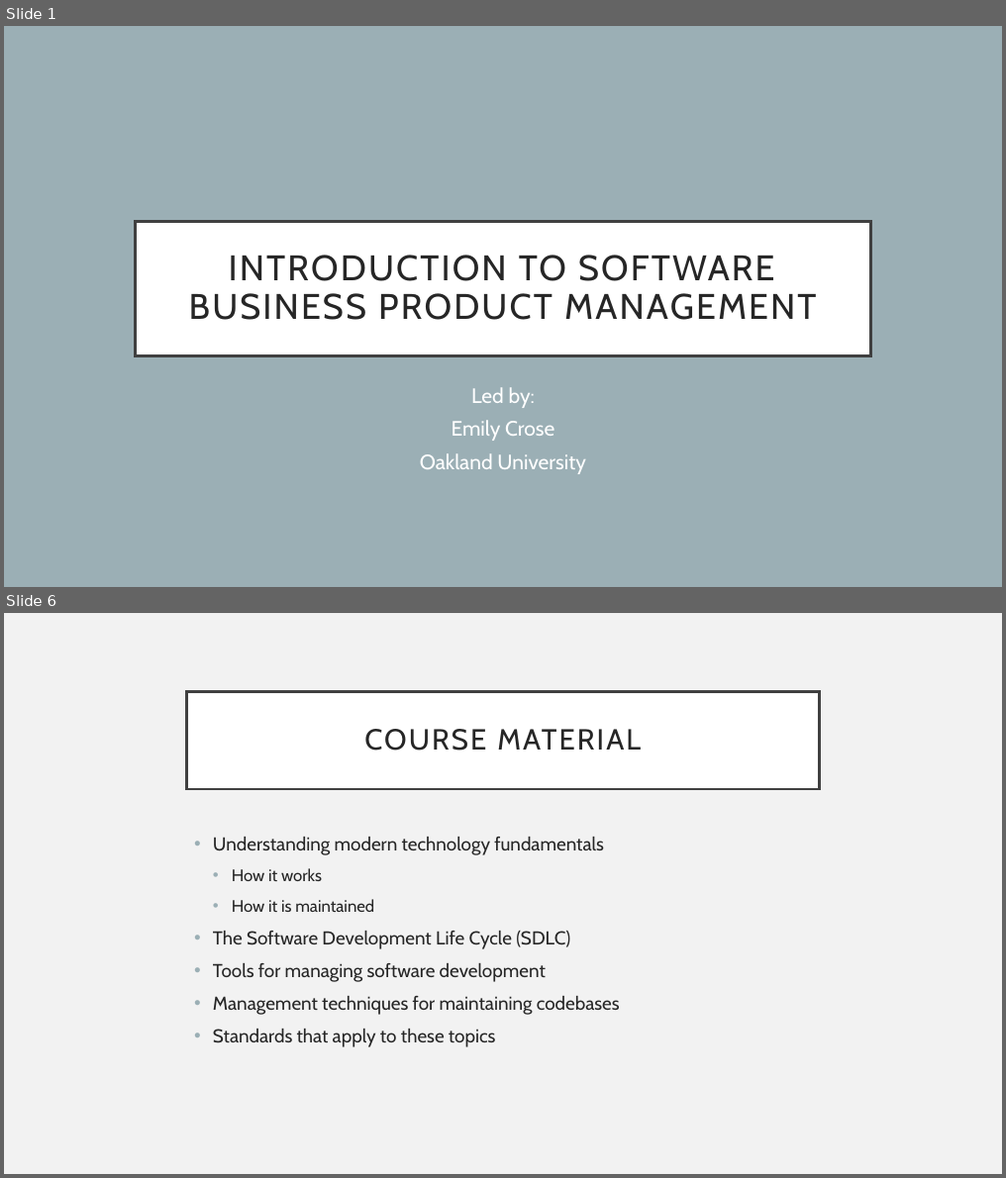
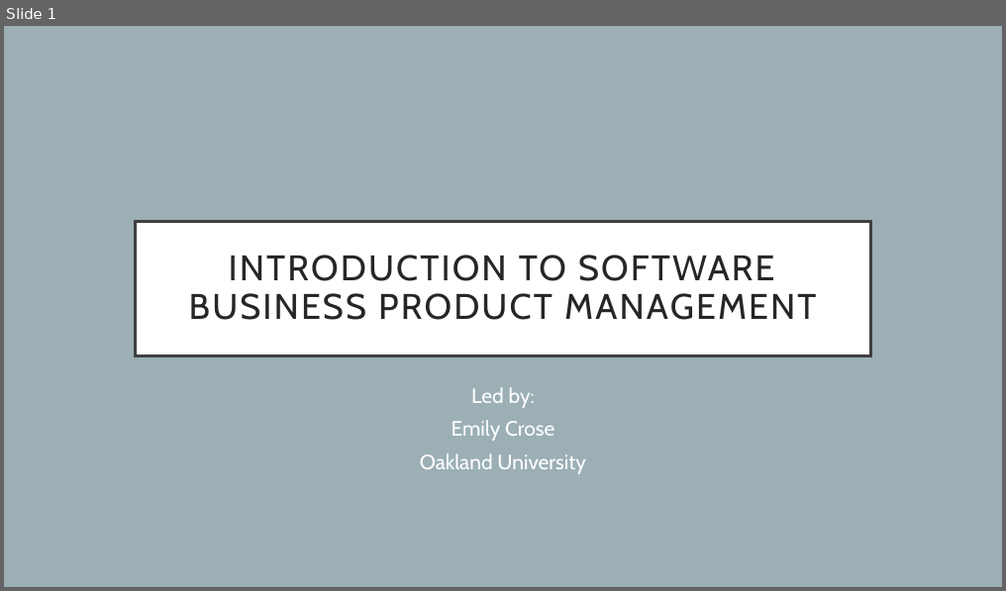
Before and after one commit to hexa-decim8/ISBPM, a slide deck: Class_Materials/Week_1/Day_3/ISBPM w1d3.pptx. Shown one above the other, each under a label of ours: slides 1 and 6 before the commit, slide 1 after it; the slides between them are not shown. The pictures are 1006x1178 and 1006x591 pixels, drawn with LibreOffice and Linux fonts; fonts in the diff are those of the drawing. Boxes give left, top, right and bottom in pixels: in the first picture for what was removed or moved away, otherwise in the second. Text is boxed around its words. In the diff, an @@ line names an element or a change of style, - is before the commit and + after.

Commit message:
Updated slides

```diff
--- a/Class_Materials/Week_1/Day_3/ISBPM w1d3.pptx
+++ b/Class_Materials/Week_1/Day_3/ISBPM w1d3.pptx
@@ slide 6 removed at (x1=4, y1=613, x2=1002, y2=1174), background #F2F2F2 @@
@@ title removed at (x1=187, y1=691, x2=819, y2=789) @@
-COURSE MATERIAL
@@ text removed at (x1=213, y1=837, x2=620, y2=1048) @@
-• Understanding modern technology fundamentals
-  • How it works
-  • How it is maintained
-• The Software Development Life Cycle (SDLC)
-• Tools for managing software development
-• Management techniques for maintaining codebases
-• Standards that apply to these topics
```
Also in this commit, not shown: 7 slides added, 5 other slides removed, 1 other file.
